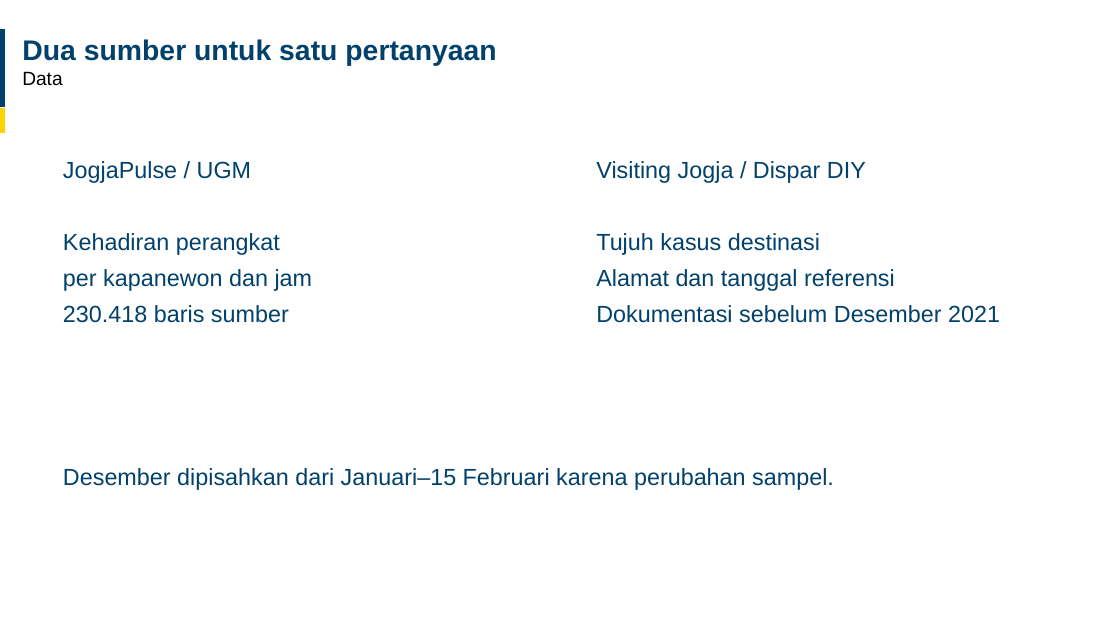
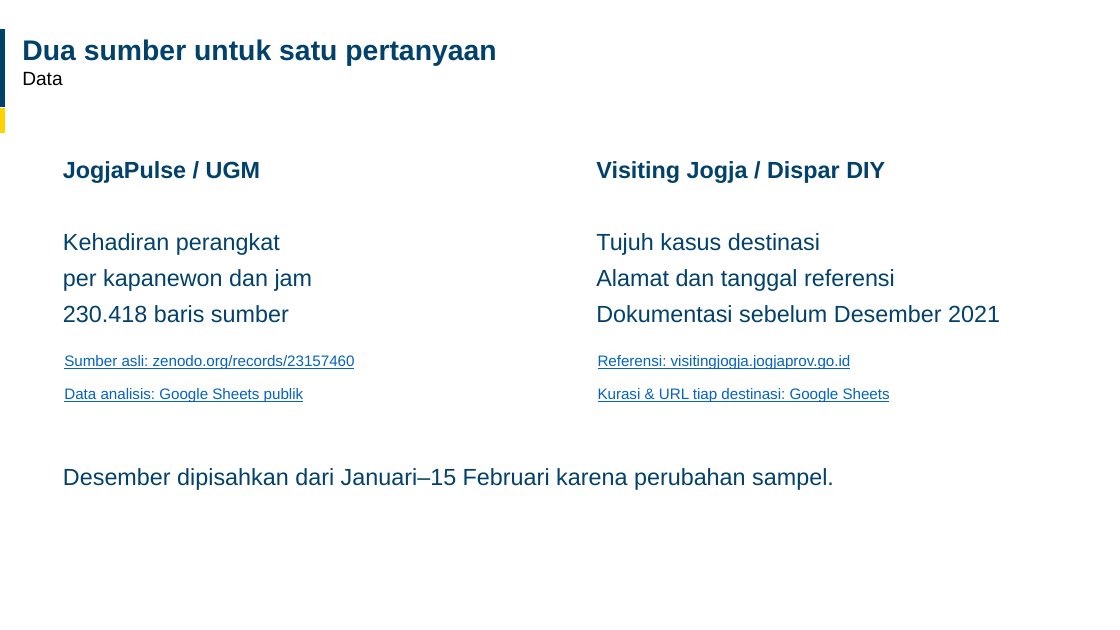
Before and after one commit to nastarynaz/korelasi-wisata-jogja-weekend, a slide deck: slide 3 of presentasi/Kawasan Wisata Jogja Lebih Aktif Saat Akhir Pekan.pptx. Drawn at 1120x630 pixels with LibreOffice and Linux fonts; fonts in the diff are those of the drawing; background and template pictures are left out. Boxes give left, top, right and bottom in pixels: in the first picture for what was removed or moved away, otherwise in the second. Text is boxed around its words. In the diff, an @@ line names an element or a change of style, - is before the commit and + after.

Commit message:
Show clickable data sources in presentation

```diff
--- a/presentasi/Kawasan Wisata Jogja Lebih Aktif Saat Akhir Pekan.pptx
+++ b/presentasi/Kawasan Wisata Jogja Lebih Aktif Saat Akhir Pekan.pptx
@@ text "JogjaPulse / UGM" at box(63, 161, 261, 183): bold on @@
@@ text "Visiting Jogja / Dispar DIY" at box(596, 161, 885, 183): bold on @@
@@ text added at box(64, 355, 355, 369), 13 pt, text #0563C1, underline @@
+Sumber asli: zenodo.org/records/23157460
@@ text added at box(598, 355, 851, 369), 13 pt, text #0563C1, underline @@
+Referensi: visitingjogja.jogjaprov.go.id
@@ text added at box(64, 388, 304, 402), 13 pt, text #0563C1, underline @@
+Data analisis: Google Sheets publik
@@ text added at box(598, 388, 890, 402), 13 pt, text #0563C1, underline @@
+Kurasi & URL tiap destinasi: Google Sheets
```
Also in this commit, not shown: 3 other slides changed.
